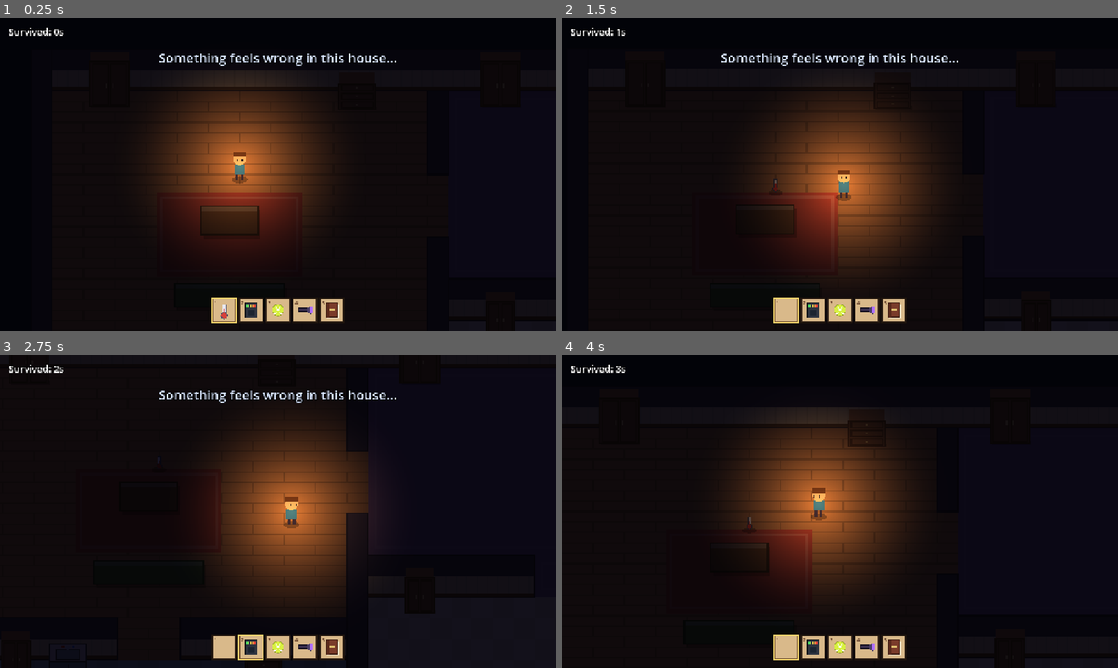
Above: before the commit, frames 1-4 (two rows, left to right).
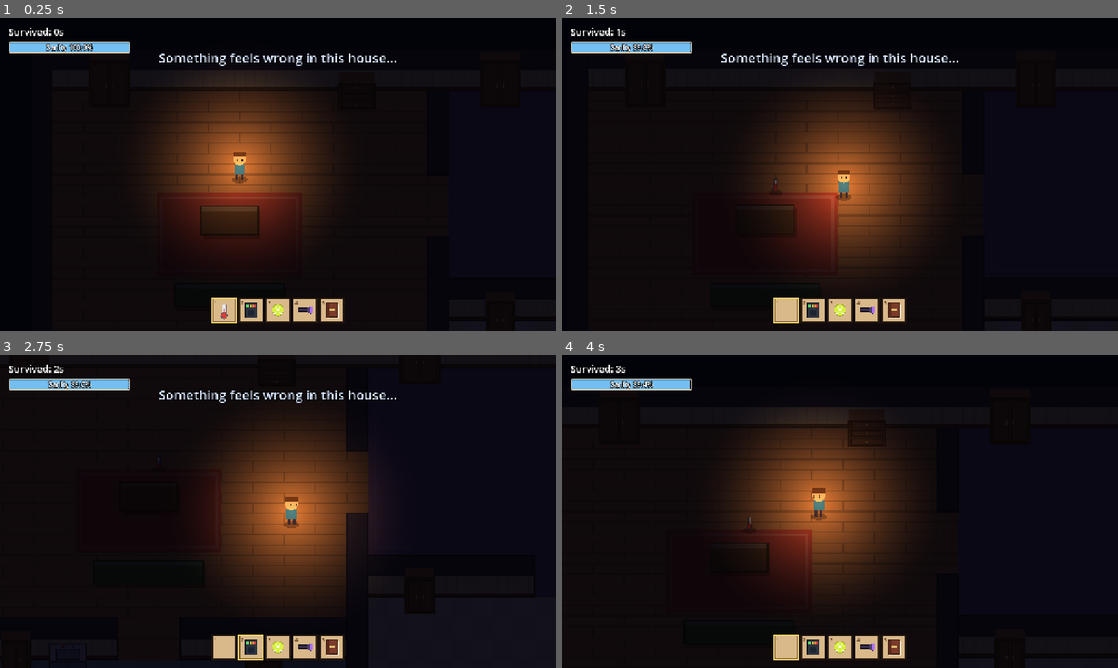
Above: after the commit, the same moments.

Repository: CaraHamilton/ghosthunt
Game: Godot game, scene res://scenes/main.tscn
Same seed, same stepped clock (60 frames per second), same inputs: the game is played once before the commit and once after it.
Inputs (mouse positions are in pixels of both pictures, inside the frame that each line leads up to):
- Up to frame 1 (0.25 s): no input
- Up to frame 2 (1.5 s): tap Enter at 0.5 s; move the mouse to (962, 158) at 0.52 s; hold D (move_right) 0.53-1.28 s; hold Q (drop_item) 0.53-1.28 s; move the mouse to (728, 190) at 1.27 s; hold S (move_down) from 1.28 s (still down); tap E (interact) at 1.35 s
- Up to frame 3 (2.75 s): move the mouse to (333, 442) at 2.02 s; release S (move_down) at 2.03 s; hold D (move_right) from 2.03 s (still down); hold Mouse wheel down (next_tool) from 2.03 s (still down)
- Up to frame 4 (4 s): move the mouse to (812, 574) at 2.77 s; release D (move_right) at 2.78 s; release Mouse wheel down (next_tool) at 2.78 s; hold W (move_up) 2.78-3.53 s; tap Mouse wheel up (prev_tool) at 2.85 s; move the mouse to (1006, 558) at 3.52 s; hold A (move_left) from 3.53 s (still down); hold Shift (run) from 3.53 s (still down)

The runs differ from the first frame. In frame 1, 0.8% of the frame differs, in the area x 1-24%, y 7-12%; in frame 2, 0.8%; in frame 3, 0.8%; in frame 4, 0.8%.

Commit message:
adds player sanity mechanic

Diff:
--- a/scenes/main.tscn
+++ b/scenes/main.tscn
@@ -9,8 +9,33 @@
 [ext_resource type="PackedScene" path="res://scenes/sink.tscn" id="7_sink"]
 [ext_resource type="PackedScene" path="res://scenes/journal_panel.tscn" id="8_journal"]
 
+[sub_resource type="StyleBoxFlat" id="StyleBoxFlat_sanity_bg"]
+bg_color = Color(0.07, 0.05, 0.09, 0.85)
+border_width_left = 3
+border_width_top = 3
+border_width_right = 3
+border_width_bottom = 3
+border_color = Color(0.86, 0.8, 0.68, 1)
+corner_radius_top_left = 4
+corner_radius_top_right = 4
+corner_radius_bottom_right = 4
+corner_radius_bottom_left = 4
+
+[sub_resource type="StyleBoxFlat" id="StyleBoxFlat_sanity_fill"]
+bg_color = Color(0.45, 0.75, 0.95, 1)
+border_width_left = 3
+border_width_top = 3
+border_width_right = 3
+border_width_bottom = 3
+border_color = Color(0, 0, 0, 0)
+corner_radius_top_left = 4
+corner_radius_top_right = 4
+corner_radius_bottom_right = 4
+corner_radius_bottom_left = 4
+
 [node name="Main" type="Node2D" unique_id=18073823]
 script = ExtResource("1_game")
+debug_show_sanity_number = true
 
 [node name="House" type="Node2D" parent="." unique_id=1919625698]
 script = ExtResource("2_house")
@@ -73,6 +98,31 @@
 theme_override_constants/outline_size = 6
 theme_override_font_sizes/font_size = 22
 text = "Survived: 0s"
+
+[node name="SanityBar" type="ProgressBar" parent="HUD" unique_id=1291647691]
+offset_left = 20.0
+offset_top = 54.0
+offset_right = 300.0
+offset_bottom = 82.0
+mouse_filter = 2
+theme_override_styles/background = SubResource("StyleBoxFlat_sanity_bg")
+theme_override_styles/fill = SubResource("StyleBoxFlat_sanity_fill")
+value = 100.0
+show_percentage = false
+
+[node name="SanityText" type="Label" parent="HUD/SanityBar" unique_id=638954970]
+layout_mode = 1
+anchors_preset = 15
+anchor_right = 1.0
+anchor_bottom = 1.0
+grow_horizontal = 2
+grow_vertical = 2
+theme_override_colors/font_outline_color = Color(0, 0, 0, 1)
+theme_override_constants/outline_size = 5
+theme_override_font_sizes/font_size = 16
+text = "Sanity"
+horizontal_alignment = 1
+vertical_alignment = 1
 
 [node name="MessageLabel" type="Label" parent="HUD" unique_id=1030001140]
 anchors_preset = 5
@@ -117,6 +167,15 @@
 theme_override_constants/outline_size = 8
 theme_override_font_sizes/font_size = 34
 horizontal_alignment = 1
+
+[node name="HurtFlash" type="ColorRect" parent="HUD" unique_id=157651323]
+anchors_preset = 15
+anchor_right = 1.0
+anchor_bottom = 1.0
+grow_horizontal = 2
+grow_vertical = 2
+mouse_filter = 2
+color = Color(0.75, 0.05, 0.08, 0)
 
 [node name="JournalPanel" parent="HUD" unique_id=131208325 instance=ExtResource("8_journal")]
 
--- a/scripts/game.gd
+++ b/scripts/game.gd
@@ -10,8 +10,14 @@
 ## The running game, so items can find the house, ghost, etc.
 static var current: Game
 
+## Fraction of full sanity lost each time the ghost catches the player
+## (0.5 = 50%: two catches empty even a full sanity bar).
+@export_range(0.0, 1.0) var catch_sanity_cost := 0.5
 ## Debug: draw the ghost faintly while it's invisible.
 @export var debug_show_ghost := false
+## Debug: show the exact sanity percentage on the sanity bar (players
+## normally have to estimate it from the bar).
+@export var debug_show_sanity_number := false
 
 @onready var house: House = $House
 @onready var world: Node2D = $World
@@ -24,10 +30,16 @@
 @onready var message_label: Label = $HUD/MessageLabel
 @onready var game_over_panel: Control = $HUD/GameOver
 @onready var game_over_stats: Label = $HUD/GameOver/Box/Stats
+@onready var game_over_title: Label = $HUD/GameOver/Box/Title
+@onready var sanity_bar: ProgressBar = $HUD/SanityBar
+@onready var hurt_flash: ColorRect = $HUD/HurtFlash
+@onready var sanity_text: Label = $HUD/SanityBar/SanityText
 
 var survived_time := 0.0
 var hunts := 0
 var is_game_over := false
+var times_caught := 0
+var _game_over_reason := ""
 ## The ghost haunting the house. It exists for the whole game.
 var ghost: Ghost
 ## The type of ghost haunting the house this game. The player's goal is to
@@ -46,6 +58,7 @@
 		furniture.append(obstacle.get_footprint())
 	house.build_navigation(furniture)
 	game_over_panel.visible = false
+	player.sanity_depleted.connect(_on_player_sanity_depleted)
 	_spawn_ghost()
 	temperatures.setup(house, ghost)
 	for id in STARTING_ITEMS:
@@ -61,6 +74,7 @@
 		return
 	survived_time += delta
 	time_label.text = "Survived: %ds" % int(survived_time)
+	_update_sanity_bar()
 
 
 ## Places the ghost somewhere in its favourite room at the start of the game.
@@ -103,13 +117,52 @@
 		print("[debug] The ghost %s" % item.describe_last_interaction())
 
 
+## Being caught costs a big chunk of sanity (the ghost ends its hunt). If it
+## empties their sanity, the game is over.
 func _on_ghost_caught_player() -> void:
+	times_caught += 1
+	_flash_hurt()
+	_game_over_reason = "THE GHOST GOT YOU"
+	player.lose_sanity(player.max_sanity * catch_sanity_cost)
+	if not is_game_over:
+		_game_over_reason = ""
+		_show_message("It got you... your mind is slipping.", 3.0)
+
+
+func _on_player_sanity_depleted() -> void:
+	if is_game_over:
+		return
 	is_game_over = true
+	ghost.set_physics_process(false)
 	journal_panel.close()
 	player.die()
 	message_label.visible = false
-	game_over_stats.text = "You survived %d seconds." % int(survived_time)
+	game_over_title.text = _game_over_reason if _game_over_reason != "" else "YOUR SANITY RAN OUT"
+	game_over_stats.text = "You survived %d seconds and were caught %d time%s." % [
+		int(survived_time), times_caught, "" if times_caught == 1 else "s"]
 	game_over_panel.visible = true
+
+
+func _update_sanity_bar() -> void:
+	var ratio := player.sanity_ratio
+	sanity_bar.max_value = player.max_sanity
+	sanity_bar.value = player.sanity
+	if debug_show_sanity_number:
+		sanity_text.text = "Sanity %.1f%%" % (ratio * 100.0)
+	else:
+		sanity_text.text = "Sanity"
+	# Calm blue when full, through purple, to red when nearly gone.
+	var calm := Color(0.45, 0.75, 0.95)
+	var uneasy := Color(0.62, 0.4, 0.85)
+	var panic := Color(0.85, 0.15, 0.18)
+	var color := uneasy.lerp(calm, (ratio - 0.5) * 2.0) if ratio > 0.5 else panic.lerp(uneasy, ratio * 2.0)
+	(sanity_bar.get_theme_stylebox("fill") as StyleBoxFlat).bg_color = color
+
+
+func _flash_hurt() -> void:
+	var tween := create_tween()
+	hurt_flash.color.a = 0.55
+	tween.tween_property(hurt_flash, "color:a", 0.0, 0.8)
 
 
 func _flicker_lights() -> void:
--- a/scripts/ghost.gd
+++ b/scripts/ghost.gd
@@ -18,8 +18,9 @@
 ## switches back to INVESTIGATING. Walls and furniture block its view.
 ##
 ## The player can always walk straight through the ghost, so they never feel
-## it while it is invisible. It only collides with walls and furniture. During
-## a hunt, touching the player means game over.
+## it while it is invisible. It only collides with walls and furniture.
+## Hunts only start once the player's sanity is low enough. During a hunt,
+## touching the player catches them (costing them sanity) and ends the hunt.
 ##
 ## The node's origin is the floor point under the ghost. What *kind* of ghost
 ## it is (Demon, Banshee, Poltergeist, Wraith) lives in `behavior` - see
@@ -73,12 +74,17 @@
 @export var lose_sight_delay := 0.4
 ## Chance (0-1) of starting a hunt each `hunt_check_interval` once the ghost
 ## is off cooldown (and the player isn't too close).
-@export var hunt_chance := 0.15
+@export var hunt_chance := 0.08
 @export var hunt_check_interval := 1.0
-@export var min_hunt_cooldown := 6.0
-@export var max_hunt_cooldown := 14.0
+## Random wait (seconds) after each hunt - and from the moment the player's
+## sanity first drops low enough - before the ghost may hunt again.
+@export var min_hunt_cooldown := 20.0
+@export var max_hunt_cooldown := 45.0
 ## The ghost won't start a hunt on its own if the player is closer than this.
 @export var min_hunt_distance := 64.0
+## The ghost only starts hunts on its own once the player's sanity is below
+## this fraction of full (0.7 = 70%).
+@export_range(0.0, 1.0) var hunt_sanity_threshold := 0.7
 @export var appear_time := 1.0
 @export var catch_radius := 10.0
 
@@ -131,6 +137,10 @@
 
 var _state_time := 0.0
 var _hunt_cooldown := 0.0
+## True while the player's sanity is too high for hunts. Dropping below the
+## threshold starts a fresh cooldown, so a hunt never fires the instant it's
+## allowed - the ghost merely *can* hunt from then on.
+var _hunts_locked := true
 var _hunt_check_timer := 0.0
 var _wander_target := Vector2.INF
 var _wander_pause := 0.0
@@ -212,9 +222,7 @@
 			if sees_player:
 				set_state(State.CHASING)
 			elif _state_time >= behavior.get_search_time(search_time):
-				# Didn't find them - the hunt is over.
-				is_manifested = false
-				set_state(State.VANISHING)
+				end_hunt()  # didn't find them - the hunt is over
 			else:
 				var speed := behavior.get_search_speed(player.walk_speed * search_speed_factor)
 				_follow_path_to(_wander_target, speed, delta, false)
@@ -308,14 +316,32 @@
 	set_state(State.SEARCHING)
 
 
+## Catching the player ends the hunt (the game takes away their sanity).
 func _check_catch() -> void:
 	if state in HUNT_STATES and global_position.distance_to(player.global_position) < catch_radius:
 		behavior.on_caught_player()
+		end_hunt()
 		caught_player.emit()
-		set_physics_process(false)
+
+
+## Ends the current hunt: the ghost fades out and heads back home.
+func end_hunt() -> void:
+	if not is_hunting or state == State.VANISHING:
+		return
+	is_manifested = false
+	set_state(State.VANISHING)
 
 
 func _try_start_hunt(delta: float) -> void:
+	if player.sanity_ratio >= behavior.get_hunt_sanity_threshold(hunt_sanity_threshold):
+		_hunts_locked = true  # the player's mind is still too strong
+		return
+	if _hunts_locked:
+		# Sanity just dropped low enough: hunts are now possible, but only
+		# after a fresh random wait.
+		_hunts_locked = false
+		_start_hunt_cooldown()
+		return
 	_hunt_cooldown -= delta
 	if _hunt_cooldown > 0.0:
 		return
--- a/scripts/ghost_types/ghost_behavior.gd
+++ b/scripts/ghost_types/ghost_behavior.gd
@@ -93,6 +93,12 @@
 	return base_chance
 
 
+## Hunts only start once the player's sanity is below this fraction (0-1).
+## e.g. an aggressive ghost type could return 0.85 to hunt sooner.
+func get_hunt_sanity_threshold(base_threshold: float) -> float:
+	return base_threshold
+
+
 ## Seconds after a hunt (and at the start) before the ghost may hunt again.
 func get_hunt_cooldown(base_cooldown: float) -> float:
 	return base_cooldown
--- a/scripts/house.gd
+++ b/scripts/house.gd
@@ -148,6 +148,12 @@
 		if is_walkable(p):
 			return p
 	return r.get_center()
+
+
+## True if `point` is inside the house (any room, doorway or wall), false
+## if it's outside. Used e.g. to stop the player's sanity draining outdoors.
+func is_inside(point: Vector2) -> bool:
+	return Rect2(Vector2.ZERO, SIZE).has_point(point)
 
 
 ## Name of the room containing `point`, or "" if it's in a doorway/wall.
--- a/scripts/player.gd
+++ b/scripts/player.gd
@@ -6,6 +6,13 @@
 ## mouse wheel, uses the selected item while holding F / left mouse, and
 ## drops it with Q. There's nowhere to hide: during a hunt, run and break the
 ## ghost's line of sight.
+##
+## Sanity starts full and slowly drains while in the house (it stops, but
+## doesn't recover, outside). Being caught by the ghost costs a big chunk; at
+## 0 it's game over. Only restore_sanity() (e.g. medicine) brings it back up.
+
+## Emitted once when sanity hits 0.
+signal sanity_depleted
 
 ## How many inventory slots the player has. The toolbar shows the first
 ## TOOLBAR_SLOTS of them (all of them, for now).
@@ -17,6 +24,20 @@
 @export var walk_speed := 70.0
 @export var run_speed := 115.0
 
+@export_group("Sanity")
+@export var max_sanity := 100.0
+## Sanity at the start of the game. Lower it to test hunts sooner.
+@export_range(0.0, 100.0) var start_sanity := 100.0
+## How much sanity drains per second just from being in the house
+## (0.15/s = full to empty in about 11 minutes).
+@export var sanity_drain_per_second := 0.15
+
+@export_group("")
+var sanity := 100.0
+## Sanity as a fraction of the maximum (0-1).
+var sanity_ratio: float:
+	get:
+		return sanity / max_sanity
 var is_dead := false
 var facing := Vector2.DOWN
 ## True while a window like the journal is open: no moving or using items.
@@ -40,7 +61,13 @@
 var _use_blocked_until_release := false
 
 
+func _ready() -> void:
+	sanity = minf(start_sanity, max_sanity)
+
+
 func _physics_process(delta: float) -> void:
+	if not is_dead and is_in_house():
+		lose_sanity(sanity_drain_per_second * delta)
 	_update_item_use(delta)
 	_update_focus()
 	if is_dead:
@@ -89,6 +116,28 @@
 	is_dead = true
 	velocity = Vector2.ZERO
 	queue_redraw()
+
+
+## True while the player is inside the house (sanity only drains in there).
+func is_in_house() -> bool:
+	var game := Game.current
+	return game == null or game.house.is_inside(global_position)
+
+
+## Gives sanity back, up to the maximum - for medicine and the like.
+func restore_sanity(amount: float) -> void:
+	if is_dead:
+		return
+	sanity = minf(max_sanity, sanity + amount)
+
+
+## Takes away sanity (it never goes below 0). Hitting 0 emits sanity_depleted.
+func lose_sanity(amount: float) -> void:
+	if sanity <= 0.0:
+		return
+	sanity = maxf(0.0, sanity - amount)
+	if sanity <= 0.0:
+		sanity_depleted.emit()
 
 
 ## Called by windows like the journal when they open and close.
